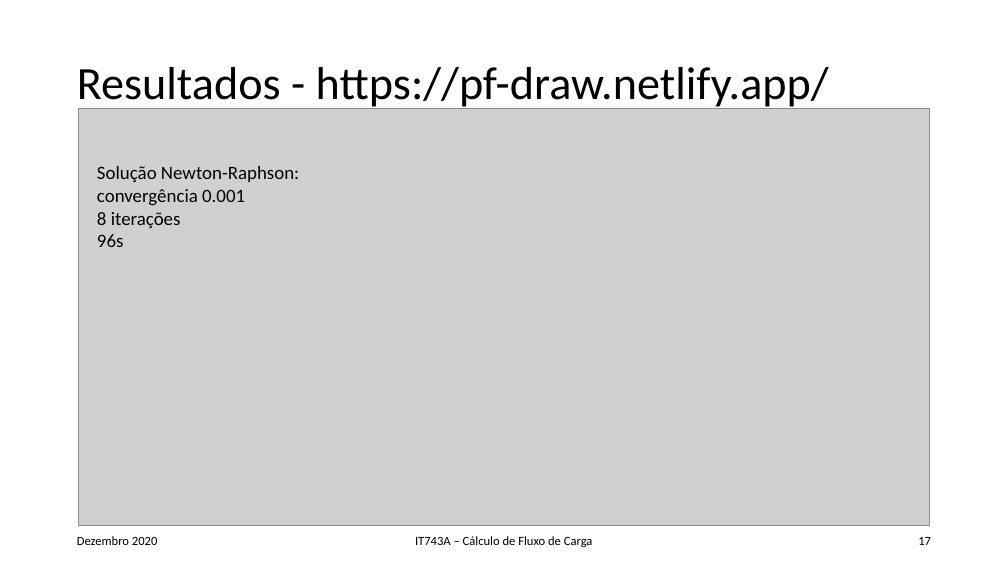
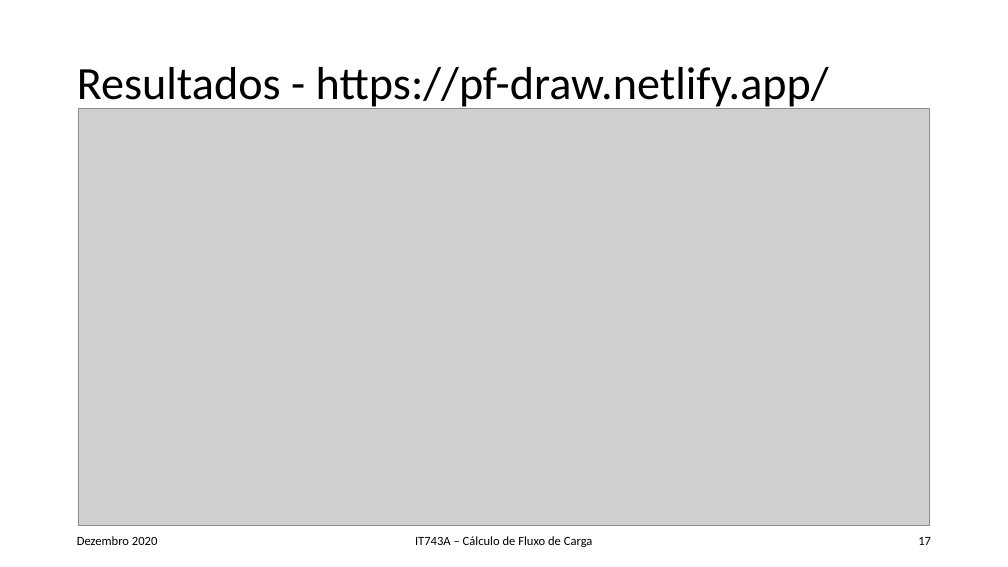
Before and after one commit to FilipeSO/pf-draw, a slide deck: slide 17 of public/ppt/RA149175_FSO_Rel_slides_rev1.pptx. Drawn at 1008x567 pixels with LibreOffice and Linux fonts; fonts in the diff are those of the drawing; grey boxes stand for pictures. Boxes give left, top, right and bottom in pixels: in the first picture for what was removed or moved away, otherwise in the second. Text is boxed around its words. In the diff, an @@ line names an element or a change of style, - is before the commit and + after.

```diff
--- a/public/ppt/RA149175_FSO_Rel_slides_rev1.pptx
+++ b/public/ppt/RA149175_FSO_Rel_slides_rev1.pptx
@@ text removed at (97, 166, 299, 247) @@
-Solução Newton-Raphson: convergência 0.001
-8 iterações
-96s
```
Also in this commit, not shown: 3 other slides changed, 5 slides added, 7 other files.
